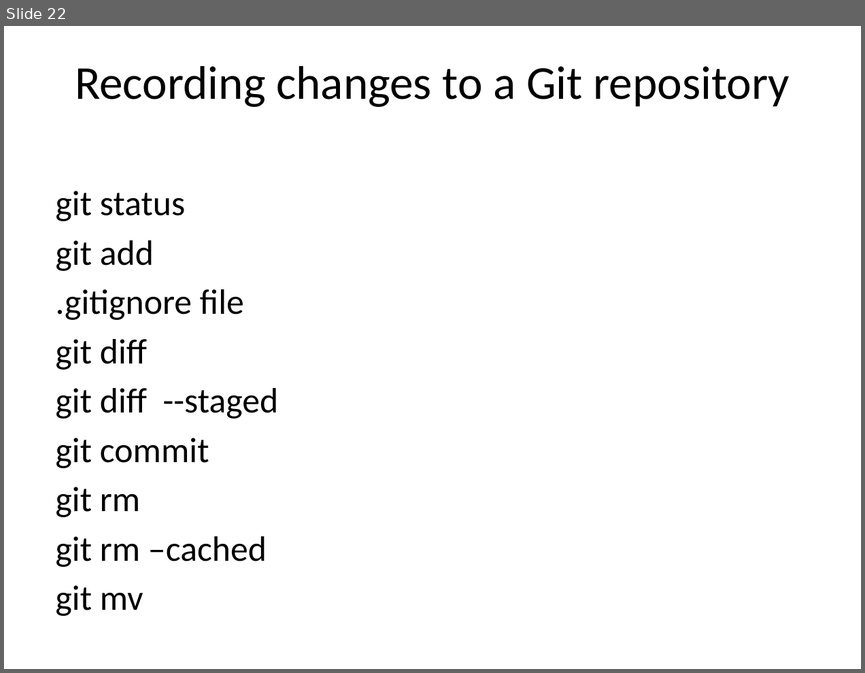
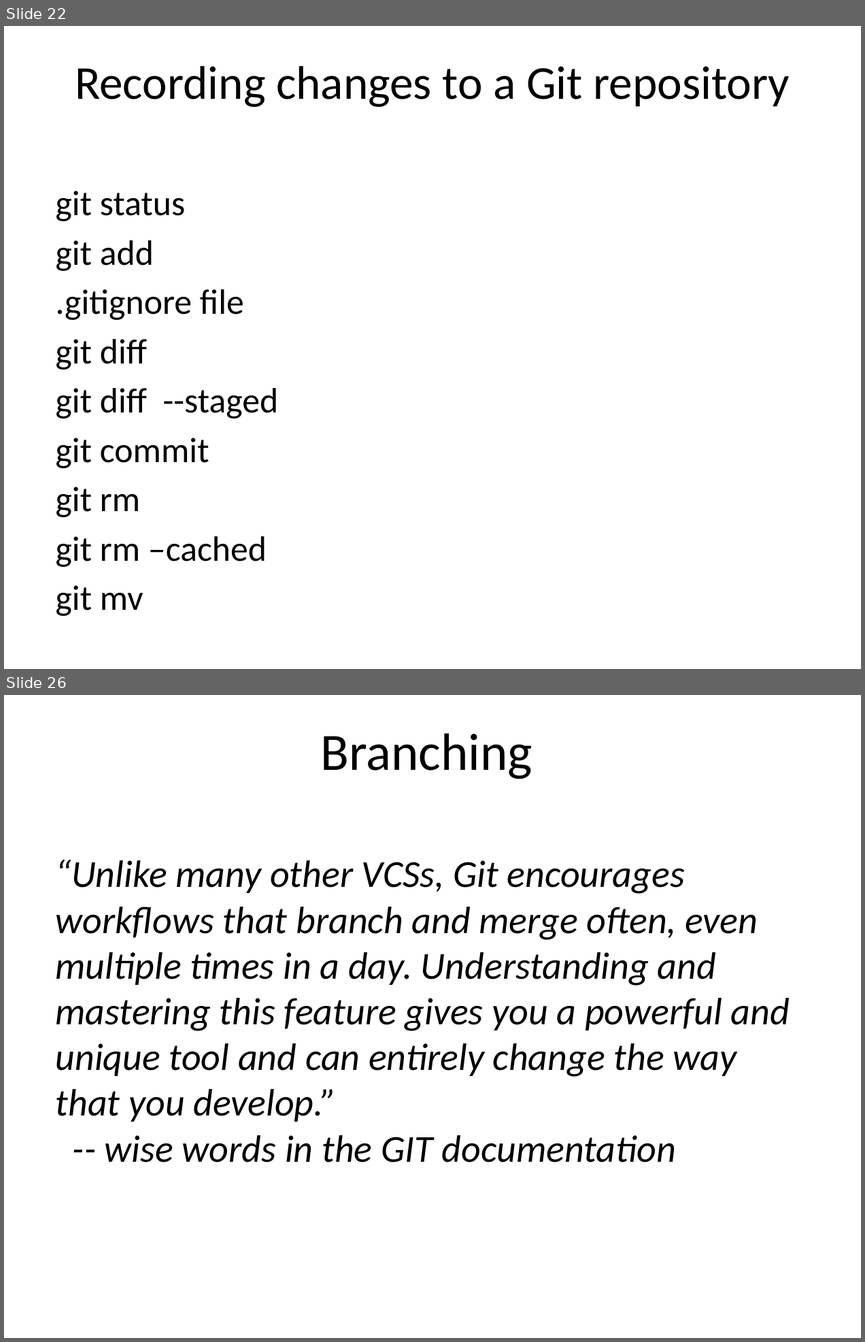
Before and after one commit to agentzz9/GITBasics, a slide deck: GIT version control.pptx. Shown one above the other, each under a label of ours: slide 22 before the commit, slides 22 and 26 after it; the slides between them are not shown. The pictures are 865x673 and 865x1342 pixels, drawn with LibreOffice and Linux fonts; fonts in the diff are those of the drawing. Boxes give left, top, right and bottom in pixels: in the first picture for what was removed or moved away, otherwise in the second. Text is boxed around its words. In the diff, an @@ line names an element or a change of style, - is before the commit and + after.

Commit message:
updating presentation

```diff
--- a/GIT version control.pptx
+++ b/GIT version control.pptx
@@ slide 26 added at (x1=4, y1=695, x2=861, y2=1338), background #FFFFFF @@
@@ title added at (x1=320, y1=733, x2=532, y2=779), 44 pt, text #000000 @@
+Branching
@@ text added at (x1=56, y1=860, x2=789, y2=1162), 32 pt, text #000000, italic @@
+“Unlike many other VCSs, Git encourages workflows that branch and merge often, even multiple times in a day. Understanding and mastering this feature gives you a powerful and unique tool and can entirely change the way that you develop.”
+-- wise words in the GIT documentation
```
Also in this commit, not shown: 9 other slides added.
